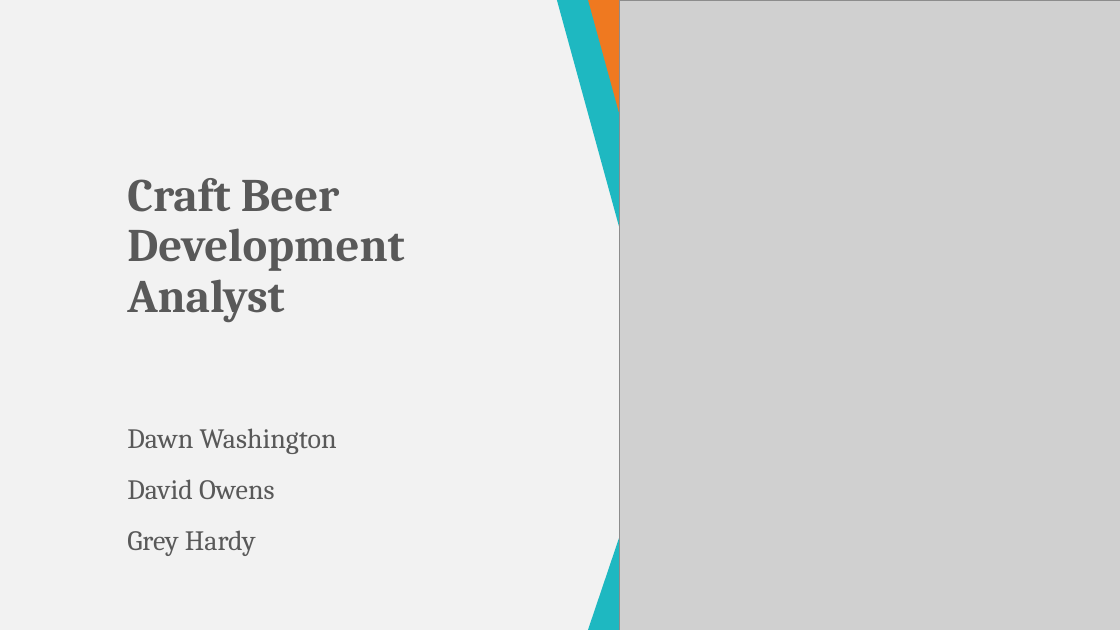
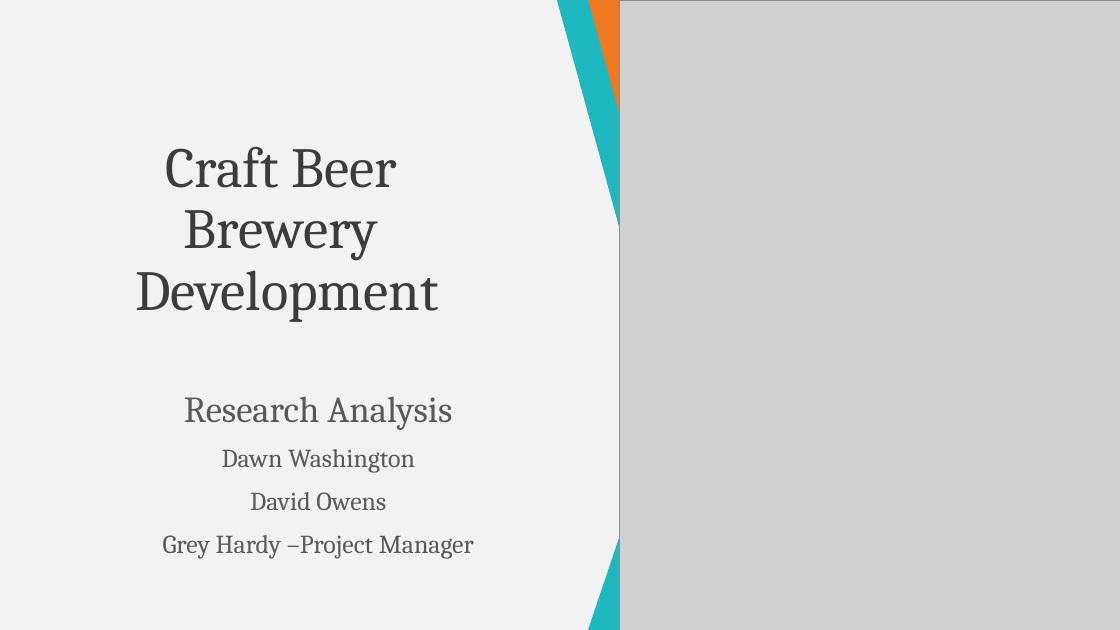
Before and after one commit to ItsGreyedOut/Brewery-Startup, a slide deck: slide 1 of presentation.pptx. Drawn at 1120x630 pixels with LibreOffice and Linux fonts; fonts in the diff are those of the drawing; grey boxes stand for pictures. Boxes give left, top, right and bottom in pixels: in the first picture for what was removed or moved away, otherwise in the second. Text is boxed around its words. In the diff, an @@ line names an element or a change of style, - is before the commit and + after.

```diff
--- a/presentation.pptx
+++ b/presentation.pptx
@@ title at (135, 147, 439, 322): text changed; size 40 to 48.6 pt; text colour #595959 to #3C3C3C; bold off @@
-Craft Beer Development
-Analyst
+Craft Beer
+Brewery
+Development
@@ subtitle "Research Analysis": place and size @@
-subtitle "Research Analysis" at (127, 428, 337, 556)
+subtitle "Research Analysis" at (163, 396, 474, 559)
@@ subtitle at (184, 396, 452, 430): paragraph added @@
+Research Analysis
@@ subtitle at (222, 449, 415, 510): size 24 to 22.2 pt in "Dawn Washington", "David Owens"; alignment left to centre; line spacing 0.9 to 0.7 @@
@@ subtitle at (163, 535, 474, 559): text changed; size 24 to 22.2 pt @@
-Grey Hardy
+Grey Hardy –Project Manager
```
Also in this commit, not shown: 2 other slides changed.
